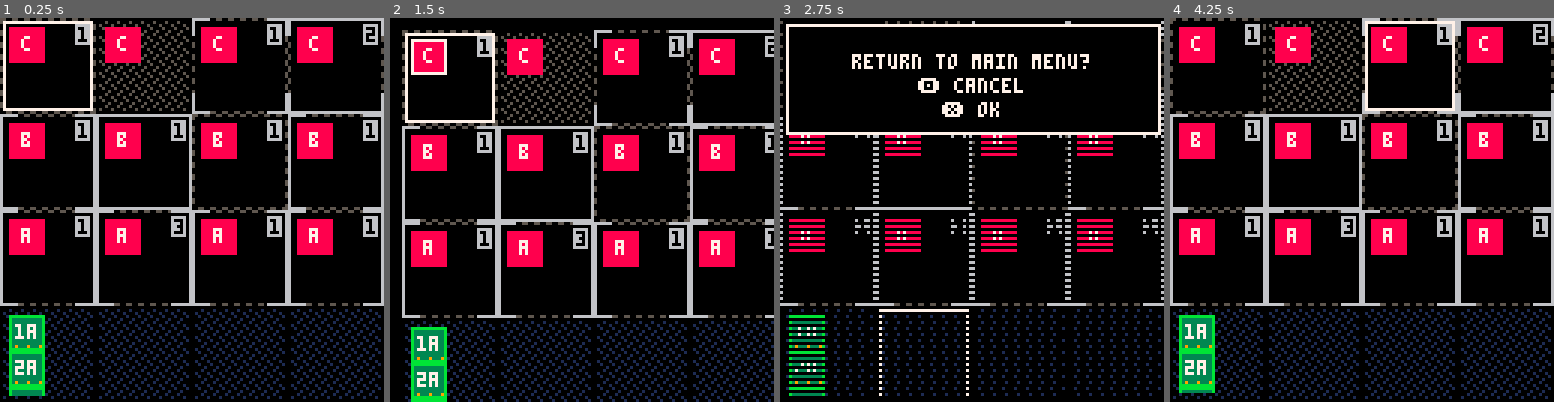
Above: before the commit, frames 1-4 (left to right).
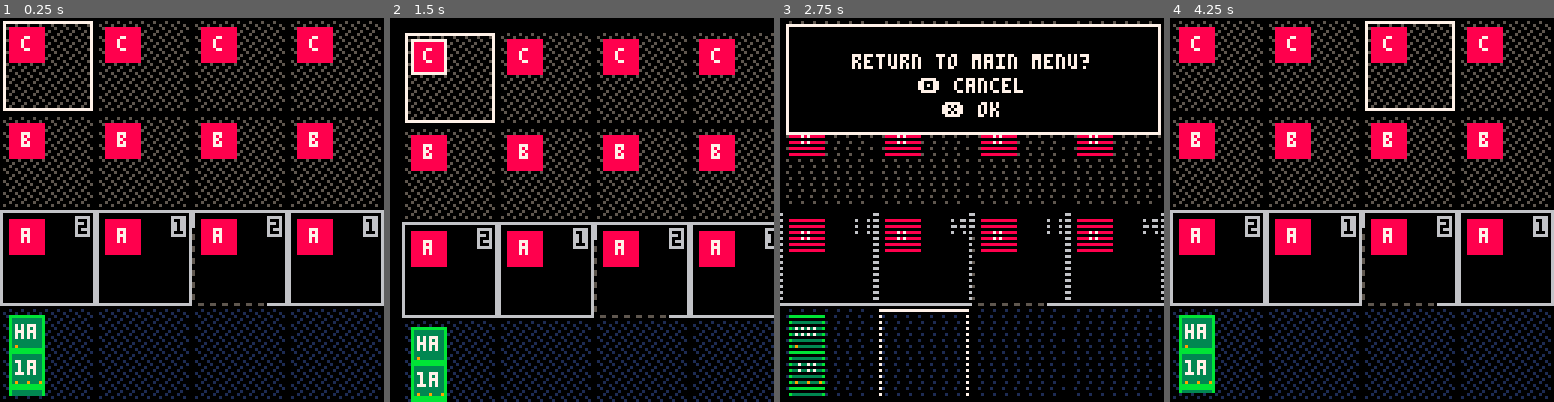
Above: after the commit, the same moments.

Repository: bancliffe/fof
Game: PICO-8 cartridge fof.p8
Two runs of this game, one before a commit and one after it. Both use one fixed random seed, a clock stepped at 60 frames per second and the inputs below.
Inputs:
- Up to frame 1 (0.25 s): no input
- Up to frame 2 (1.5 s): tap X (X key) at 0.33, 1.07 s; tap O (Z key) at 0.7 s
- Up to frame 3 (2.75 s): hold Right 1.6-2.1 s; tap O (Z key) at 1.7, 2.1, 2.5 s; tap X (X key) at 1.85 s; hold Up 2.15-2.42 s; hold Right from 2.47 s (still down)
- Up to frame 4 (4.25 s): tap O (Z key) every 0.4 s from 2.9 to 4.1 s; tap X (X key) at 2.97, 4.08 s; release Right at 3.03 s; hold Left 3.08-3.58 s; hold Down 3.63-3.97 s; hold Right from 4.02 s (still down)

The runs differ from the first frame. In frame 1, 14% of the frame differs, in the area x 0-100%, y 0-93%; in frame 2, 13%; in frame 3, 3.9%; in frame 4, 14%.

Commit message:
Using FOF cards. Disabled elevation for now.

Diff:
--- a/fof.p8
+++ b/fof.p8
@@ -9,14 +9,16 @@
 #include terrain.lua
 #include unit.lua
 #include utils.lua
+
+
 __gfx__
-000000000000000000000000eeeeeeeee00011111111000eeeeeeeee000000000000000000000000000000000000000000000000000000000000000000000000
-000000000000000000000000eeeeeee001111777777111100eeeeeee000000000000000000000000000000000000000000000000000000000000000000000000
-007007000000000000066000eeeeee01111cc77777ccc11110eeeeee000000000000000000000000000000000000000000000000000000000000000000000000
-000770000000000000655600eeeee011ccccccccccccccc1110eeeee000000000000000000000000000000000000000000000000000000000000000000000000
-0007700000000000dd5555ddeeee01cccccccccccc333cbcc110eeee000000000000000000000000000000000000000000000000000000000000000000000000
-0070070000000000000dd000eee01cccc3bbbccc333333333b110eee000000000000000000000000000000000000000000000000000000000000000000000000
-000000000000000000000000ee01cccc3333bcc3333333333bb310ee000000000000000000000000000000000000000000000000000000000000000000000000
+00000000eeeeeeee00000000eeeeeeeee00011111111000eeeeeeeee000000000000000000000000000000000000000000000000000000000000000000000000
+00000000eeeeeeee00000000eeeeeee001111777777111100eeeeeee000000000000000000000000000000000000000000000000000000000000000000000000
+00700700eeee00ee00066000eeeeee01111cc77777ccc11110eeeeee000000000000000000000000000000000000000000000000000000000000000000000000
+00077000eee0330e00655600eeeee011ccccccccccccccc1110eeeee000000000000000000000000000000000000000000000000000000000000000000000000
+00077000ee033330dd5555ddeeee01cccccccccccc333cbcc110eeee000000000000000000000000000000000000000000000000000000000000000000000000
+00700700e0bb0330000dd000eee01cccc3bbbccc333333333b110eee000000000000000000000000000000000000000000000000000000000000000000000000
+000000000bbbb03000000000ee01cccc3333bcc3333333333bb310ee000000000000000000000000000000000000000000000000000000000000000000000000
 000000000000000000000000e011cccc3333bcc3333333333333310e000000000000000000000000000000000000000000000000000000000000000000000000
 888888888888888888888888e01cccc333333ccc333333333333330e000000000000000000000000000000000000000000000000000000000000000000000000
 888898888889999888899888011ccc33333333ccccc3333333333310000000000000000000000000000000000000000000000000000000000000000000000000
--- a/states/map.lua
+++ b/states/map.lua
@@ -4,7 +4,8 @@
     init=function(self)
         music(-1)
         selected_terrain={x=0, y=0}
-        terrain_deck = {}
+        game_map = {}
+        terrain_cards = {}
         selected_unit=1
         setup_test_mission()
 
@@ -42,14 +43,14 @@
         else
             if input.LEFT or input.UP then
                 selected_unit -= 1
-                if selected_unit < 1 then selected_unit = #terrain_deck[selected_terrain.x][selected_terrain.y].units end
+                if selected_unit < 1 then selected_unit = #game_map[selected_terrain.x][selected_terrain.y].units end
             end
             if input.RIGHT or input.DOWN then
                 selected_unit += 1
-                if selected_unit > #terrain_deck[selected_terrain.x][selected_terrain.y].units then selected_unit = 1 end
-            end
-            for i=1, #terrain_deck[selected_terrain.x][selected_terrain.y].units do
-                terrain_deck[selected_terrain.x][selected_terrain.y].units[i].is_selected = (i == selected_unit)
+                if selected_unit > #game_map[selected_terrain.x][selected_terrain.y].units then selected_unit = 1 end
+            end
+            for i=1, #game_map[selected_terrain.x][selected_terrain.y].units do
+                game_map[selected_terrain.x][selected_terrain.y].units[i].is_selected = (i == selected_unit)
             end
         end
 
@@ -59,9 +60,9 @@
                 add(self.popups, popup)
             else
                 camera_focused = false
-                local tile = terrain_deck[selected_terrain.x][selected_terrain.y]
+                local tile = game_map[selected_terrain.x][selected_terrain.y]
                 if #tile.units >0 then
-                    terrain_deck[selected_terrain.x][selected_terrain.y].units[selected_unit].is_selected = false
+                    game_map[selected_terrain.x][selected_terrain.y].units[selected_unit].is_selected = false
                     selected_unit = 1
                 end
             end
@@ -71,7 +72,7 @@
         if input.X then
             if not camera_focused and #self.popups == 0 then
                 camera_focused = true
-                local tile = terrain_deck[selected_terrain.x][selected_terrain.y]
+                local tile = game_map[selected_terrain.x][selected_terrain.y]
                 if #tile.units > 0 then
                    tile.units[selected_unit].is_selected=true
                 end
@@ -106,7 +107,7 @@
         camera(cam.x, cam.y)
         for i=0,3 do
             for j=0,3 do
-                terrain_deck[i][j]:draw(32 *i, 32 * j)
+                game_map[i][j]:draw(32 *i, 32 * j)
             end
         end
         if show_los then
@@ -140,7 +141,7 @@
             local endx, endy = get_los_from_tile(i, 3, d)
             for j=i, endx do
                 for k=0, 3-endy do
-                    terrain_deck[j][3-k].revealed = true
+                    game_map[j][3-k].revealed = true
                 end
             end
         end
@@ -148,12 +149,12 @@
 end
 
 function get_los_from_tile(start_x, start_y, direction)
-    local tile = terrain_deck[start_x][start_y]
+    local tile = game_map[start_x][start_y]
     if direction == "NW" then
         if start_x==0 or start_y==0 then
             return start_x, start_y
         end
-        if terrain_deck[start_x-1][start_y-1].los[1] == "1" then
+        if game_map[start_x-1][start_y-1].los[1] == "1" or game_map[start_x-1][start_y-1].elevation > 0 then
             return start_x-1, start_y-1
         else
             return get_los_from_tile(start_x-1, start_y-1, direction)
@@ -162,7 +163,7 @@
         if start_y==0 then
             return start_x, start_y
         end
-        if terrain_deck[start_x][start_y-1].los[2] == "1" then
+        if game_map[start_x][start_y-1].los[2] == "1" or game_map[start_x][start_y-1].elevation > 0then
             return start_x, start_y-1
         else
             return get_los_from_tile(start_x, start_y-1, direction)
@@ -171,7 +172,7 @@
         if start_x==3 or start_y==0 then
             return start_x, start_y
         end
-        if terrain_deck[start_x+1][start_y-1].los[3] == "1" then
+        if game_map[start_x+1][start_y-1].los[3] == "1" or game_map[start_x+1][start_y-1].elevation > 0 then
             return start_x+1, start_y-1
         else
             return get_los_from_tile(start_x+1, start_y-1, direction)
@@ -180,7 +181,7 @@
         if start_x==0 then
             return start_x, start_y
         end
-        if terrain_deck[start_x-1][start_y].los[4] == "1" then
+        if game_map[start_x-1][start_y].los[4] == "1" or game_map[start_x-1][start_y].elevation > 0 then
             return start_x-1, start_y
         else
             return get_los_from_tile(start_x-1, start_y, direction)
@@ -189,7 +190,7 @@
         if start_x==3 then
             return start_x, start_y
         end
-        if terrain_deck[start_x+1][start_y].los[6] == "1" then
+        if game_map[start_x+1][start_y].los[6] == "1" or game_map[start_x+1][start_y].elevation > 0 then
             return start_x+1, start_y
         else
             return get_los_from_tile(start_x+1, start_y, direction)
@@ -198,7 +199,7 @@
         if start_x == 0 or start_y==3 then
             return start_x, start_y
         end
-        if terrain_deck[start_x-1][start_y+1].los[7] == "1" then
+        if game_map[start_x-1][start_y+1].los[7] == "1" or game_map[start_x-1][start_y+1].elevation > 0 then
             return start_x-1, start_y+1
         else
             return get_los_from_tile(start_x-1, start_y+1, direction)
@@ -207,7 +208,7 @@
         if start_y==3 then
             return start_x, start_y
         end
-        if terrain_deck[start_x][start_y+1].los[8] == "1" then
+        if game_map[start_x][start_y+1].los[8] == "1" or game_map[start_x][start_y+1].elevation > 0 then
             return start_x, start_y+1
         else
             return get_los_from_tile(start_x, start_y+1, direction)
@@ -216,7 +217,7 @@
         if start_x==3 or start_y==3 then
             return start_x, start_y
         end
-        if terrain_deck[start_x+1][start_y+1].los[9] == "1" then
+        if game_map[start_x+1][start_y+1].los[9] == "1" or game_map[start_x+1][start_y+1].elevation > 0 then
             return start_x+1, start_y+1
         else
             return get_los_from_tile(start_x+1, start_y+1, direction)
@@ -225,43 +226,52 @@
 end
 
 function setup_test_mission()
-    for i=0,3 do
-        terrain_deck[i] = {}
+    load_terrain()
+    for i=0,3 do
+        game_map[i] = {}
         for j=0,3 do
-            terrain_deck[i][j] = make_terrain_card()
+            local random_card = rnd(terrain_cards)
+            del(terrain_cards, random_card)
+            -- check if its a hill or not
+            if random_card.name == "hill" then
+                random_card = rnd(terrain_cards)
+                del(terrain_cards, random_card)
+                random_card.elevation+=1
+            end
+            game_map[i][j] = random_card
         end
     end
     -- set staging area
     for i=0,3 do
-        terrain_deck[i][3].is_staging_area = true
-        terrain_deck[i][3].revealed = true
-        terrain_deck[i][3].los= '000000000'
-    end
-    for i=0,3 do
-        terrain_deck[i][2].revealed = true
+        game_map[i][3].is_staging_area = true
+        game_map[i][3].revealed = true
+        game_map[i][3].los= '000000000'
+    end
+    for i=0,3 do
+        game_map[i][2].revealed = true
     end
     update_terrain_revealed()
-    load_terrain(card_list)
 
     -- set potential contact
     contacts={"c","b","a"}
     for i=0,3 do
         for j=0,2 do
-            add(terrain_deck[i][j].units,make_unit(contacts[j+1],"potential contact "..contacts[j+1], "-1", "short",0,1))
+            add(game_map[i][j].units,make_unit(contacts[j+1],"potential contact "..contacts[j+1], "-1", "short",0,1))
         end
     end
 
     -- set starting player units
-    add(terrain_deck[0][3].units, make_unit("1a","1st squad", "-1", "short",3,0))
-    add(terrain_deck[0][3].units, make_unit("2a","2nd squad", "-1", "short",3,0))
-    add(terrain_deck[0][3].units, make_unit("3a","3rd squad", "-1", "short",3,0))
+    add(game_map[0][3].units, make_unit("ha","hq a platoon", "-1", "short",1,0))
+    add(game_map[0][3].units, make_unit("1a","1st a squad", "-1", "short",3,0))
+    add(game_map[0][3].units, make_unit("2a","2nd a squad", "-1", "short",3,0))
+    add(game_map[0][3].units, make_unit("3a","3rd a squad", "-1", "short",3,0))
 end
 
 function popup_update_view_tile_contents(self)
     if input.O then
         self.visible = false
     end
-    self.tile = terrain_deck[selected_terrain.x][selected_terrain.y]
+    self.tile = game_map[selected_terrain.x][selected_terrain.y]
     if input.LEFT or input.UP then
         selected_unit -= 1
         if selected_unit < 1 then selected_unit = #self.tile.units end
@@ -315,8 +325,8 @@
     obscure_behind()
     rectfill(16, 16, 112, 112, 0)
     rect(16, 16, 112, 112, 7)
-    if #terrain_deck[selected_terrain.x][selected_terrain.y].units > 0 then
-        local unit = terrain_deck[selected_terrain.x][selected_terrain.y].units[selected_unit]
+    if #game_map[selected_terrain.x][selected_terrain.y].units > 0 then
+        local unit = game_map[selected_terrain.x][selected_terrain.y].units[selected_unit]
         print_c("unit details:", 64, 28, 7)
         print("name: "..unit.name, 20, 52, 7)
         print("vof: "..unit.vof, 20, 64, 7)
--- a/terrain.lua
+++ b/terrain.lua
@@ -1,6 +1,7 @@
-function make_terrain_card(name, defence, cover_type, cover_locations, los)
+function make_terrain_card(name, defence,los,cover_type, cover_locations)
     local card={}
     card.units={}
+    card.elevation = 0
     card.revealed = false
     card.name = name or "field"
     card.defence = defence or rnd({1,1,1,1,1,1,1,2,2,3})
@@ -53,6 +54,13 @@
         else
             rectfill(x+1, y+1, x+30, y+30, 0)
             print("\#6"..self.defence, x+26, y+3,0)
+            -- TODO: draw elevation if > 0
+            if self.elevation > 0 then
+                palt(0,false)
+                palt(14,true)
+                spr(1, x+23, y+23)
+                palt()
+            end
         end
 
         -- Draw units
@@ -65,25 +73,25 @@
     return card
 end
 
-function load_terrain(data_string)
-    local data=split(data_string, "^")
+function load_terrain()
+    -- TODO: update to use hills and elevation. Requires update to lOS system
+    terrain_cards={}
+    --card_list="4|open field|0|000000000|soft|2^6|hill|0|111111111|none|0^11|grove|1|111111111|soft|3^1|hedgerow|2|000000000|soft|2^4|hedgerow|2|111000111|soft|2^4|hedgerow|2|101101101|soft|2^2|hedgerow|2|111000000|soft|2^2|hedgerow|2|111001001|soft|2^2|hedgerow|2|111110100|soft|2^2|hedgerow|2|111001001|soft|2^15|farm|2|111111111|hard|1^3|village|3|111111111|hard|3"
+    card_list="4|open field|0|000000000|soft|2^11|grove|1|111111111|soft|3^1|hedgerow|2|000000000|soft|2^4|hedgerow|2|111000111|soft|2^4|hedgerow|2|101101101|soft|2^2|hedgerow|2|111000000|soft|2^2|hedgerow|2|111001001|soft|2^2|hedgerow|2|111110100|soft|2^2|hedgerow|2|111001001|soft|2^15|farm|2|111111111|hard|1^3|village|3|111111111|hard|3"
+    local data=split(card_list, "^")
     for card in all(data) do
-        logger.log("Loading terrain card: "..card)
-        local params=split(card, "|")
-        -- params: number|name|defence|los|cover_type|cover_locations
+        local params=split(card, "|",false)
         local num_cards = tonum(params[1])
         -- params: number|name|defence|los|cover_type|cover_locations
         for i=1, num_cards do
             local terrain_card = make_terrain_card(
-                params[1],
-                tonum(params[2]),
-                params[5],
-                tonum(params[6]),
-                params[3]
+                tostr(params[2]),
+                tonum(params[3]),
+                tostr(params[4]),
+                tostr(params[5]),
+                tonum(params[6])
             )
-            add(state.map.terrain_deck, terrain_card)
+            add(terrain_cards, terrain_card)
         end
     end
 end
-
-card_list="4|open field|0|000000000|soft|2^6|hill|0|111111111|none|0^11|grove|1|111111111|soft|3^1|hedgerow|2|000000000|soft|2^4|hedgerow|2|111000111|soft|2^4|hedgerow|2|101101101|soft|2^2|hedgerow|2|111000000|soft|2^2|hedgerow|2|111001001|soft|2^2|hedgerow|2|111110100|soft|2^2|hedgerow|2|111001001|soft|2^15|farm|2|111111111|hard|1^3|village|3|111111111|hard|3"
--- a/unit.lua
+++ b/unit.lua
@@ -8,6 +8,7 @@
     unit.health = health or 0
     unit.special_abilities = {}
     unit.is_selected = false
+    unit.in_cover = false
     unit.draw = function(self, x, y)
         -- Units should be 12x12
         rect(x,y,x+11,y+11,unit.faction == 0 and 11 or 8)
Not shown, changed: log.txt
